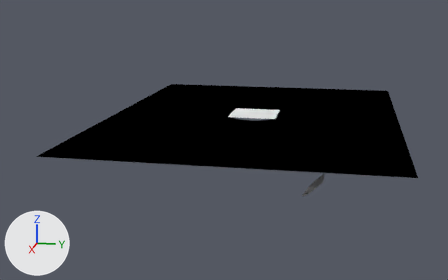
An edit to the Blender file Game/HUD.blend, drawn before and after from the same camera.
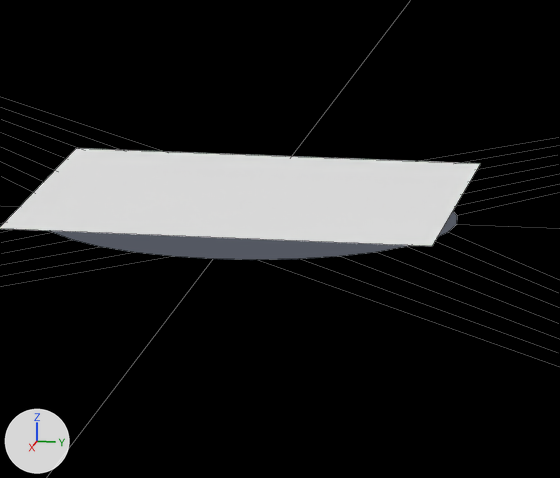
Each version is shown whole from a 50 mm lens placed at (25.99, 3.87, 3.36), pointed at (0.36, -1.26, -3.05), then close up on the part from 51% to 64% of the width and 33% to 52% of the height. Lighting does not change. The marker at lower left points along +X, +Y and +Z. The close-ups show mesh edges as thin lines.

Objects in the first close-up: 'LS_Blackout', 'LS_Icon'.
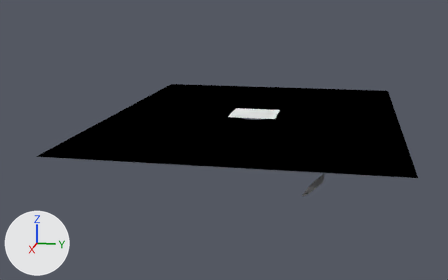
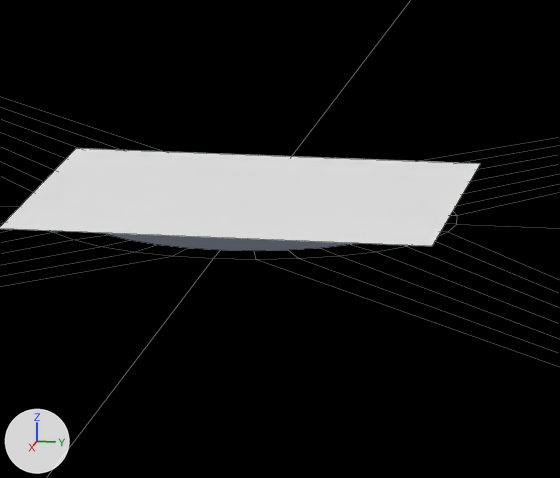
Commit message: Made edge of loading screen iris wipe fuzzy.

Boxes (x1, y1, x2, y2) around the edits, measured in the close-ups (560 x 478 px):
part 1 of me_loadingscreen, added (black): after (51, 211, 457, 260)

Diff of the bpy script that builds the scene:
```diff
--- a/Game/HUD.blend.py
+++ b/Game/HUD.blend.py
@@ me_loadingscreen @@
 # used by ob_ls_blackout; location = (0.0, 0.0, -2.0)
-me_loadingscreen.from_pydata(...)  # 40 vertices, 32 faces; spans x -8.0..8.0, y -6.0..6.0, z 0.0
+me_loadingscreen.from_pydata(...)  # 72 vertices, 64 faces; spans x -8.0..8.0, y -6.0..6.0, z 0.0
+# me_loadingscreen part 1
+# 32 vertices are added at x -0.8..0.8, y -0.8..0.8, z 0.0
+# 32 new faces join them
 me_loadingscreen.materials.append(mat_loadingbox)
```
